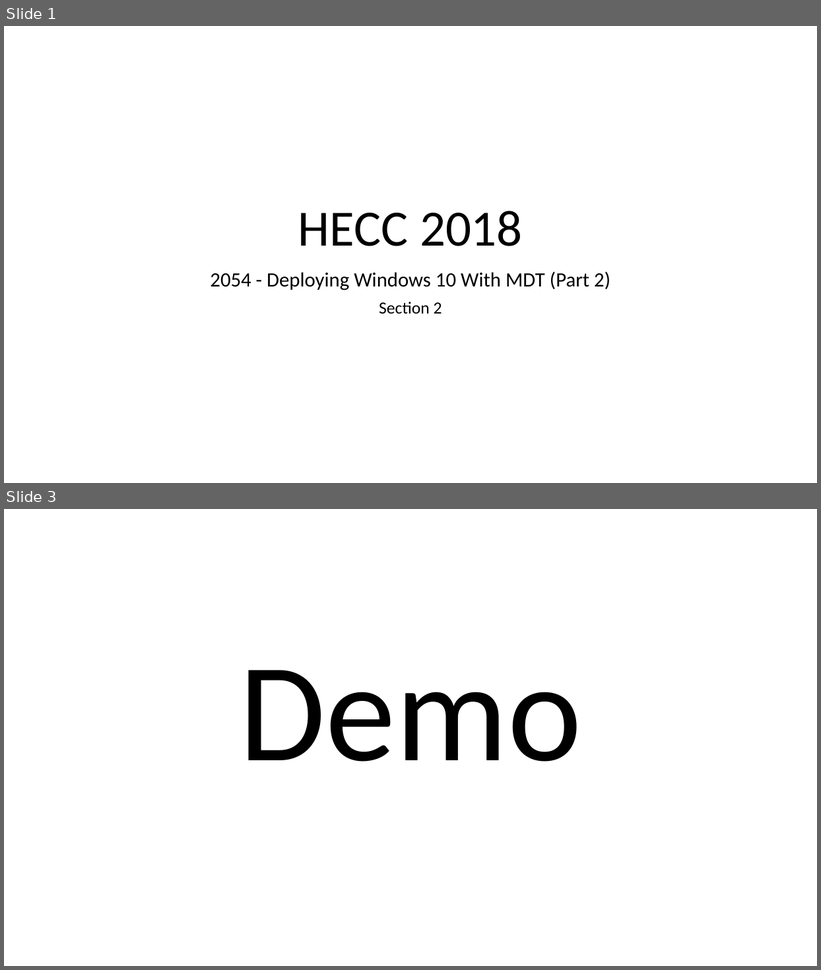
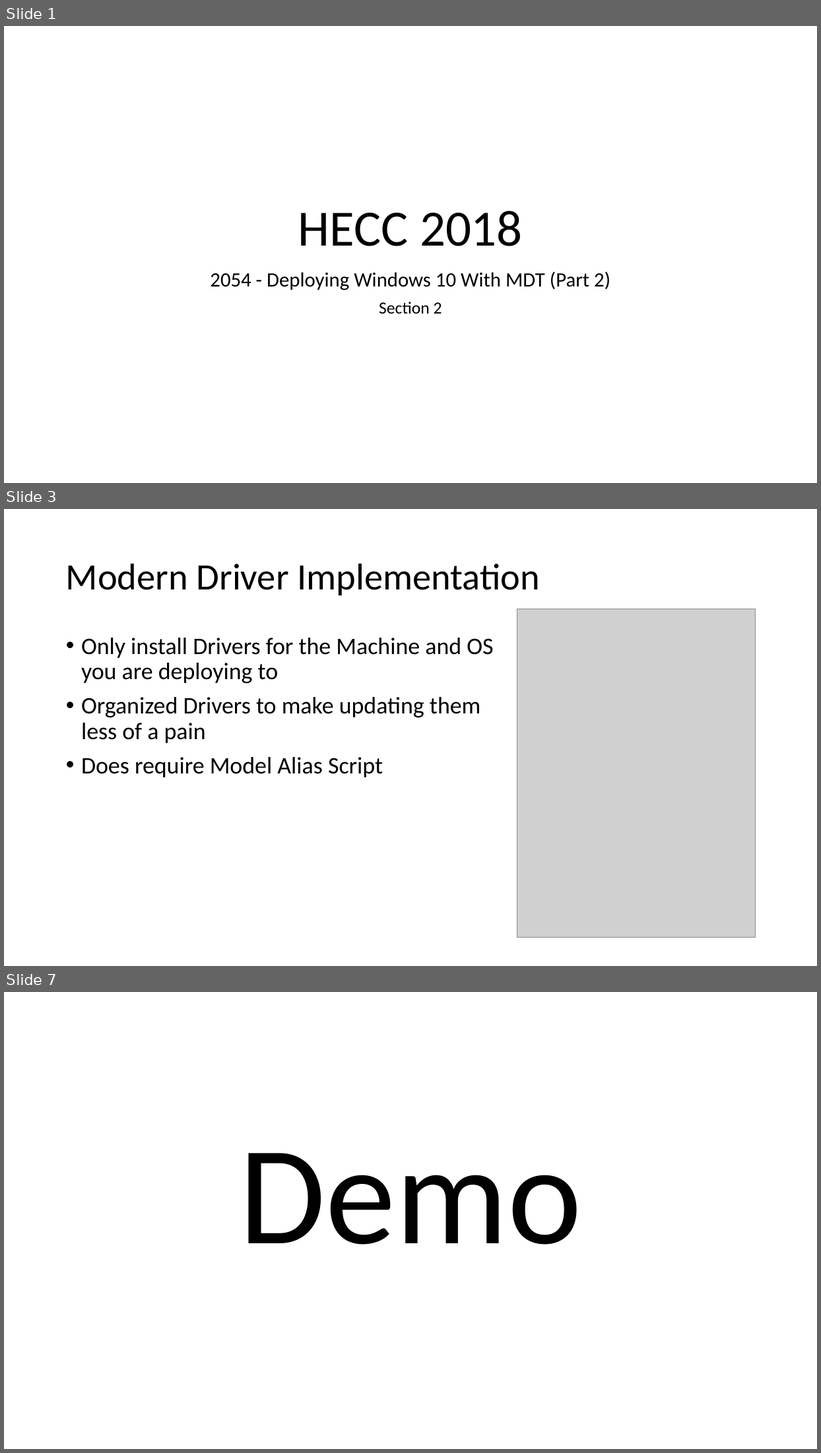
Before and after one commit to fydexx/HECC-2018, a slide deck: Part_02/Section02.pptx. Shown one above the other, each under a label of ours: slides 1 and 3 before the commit, slides 1, 3 and 7 after it; the slides between them are not shown. The pictures are 821x970 and 821x1453 pixels, drawn with LibreOffice and Linux fonts; fonts in the diff are those of the drawing; grey boxes stand for pictures. Boxes give left, top, right and bottom in pixels: in the first picture for what was removed or moved away, otherwise in the second. Text is boxed around its words. In the diff, an @@ line names an element or a change of style, - is before the commit and + after.

```diff
--- a/Part_02/Section02.pptx
+++ b/Part_02/Section02.pptx
@@ slide 3 added at [4, 509, 817, 966], background #FFFFFF @@
@@ title added at [66, 563, 540, 595], 44 pt, text #000000 @@
+Modern Driver Implementation
@@ picture added at [517, 609, 756, 938] @@
@@ text added at [81, 638, 493, 778], 28 pt, text #000000 @@
+• Only install Drivers for the Machine and OS you are deploying to
+• Organized Drivers to make updating them less of a pain
+• Does require Model Alias Script
@@ what was slide 3 is now slide 7 @@
```
Also in this commit, not shown: 1 slide changed, 3 other slides added.
